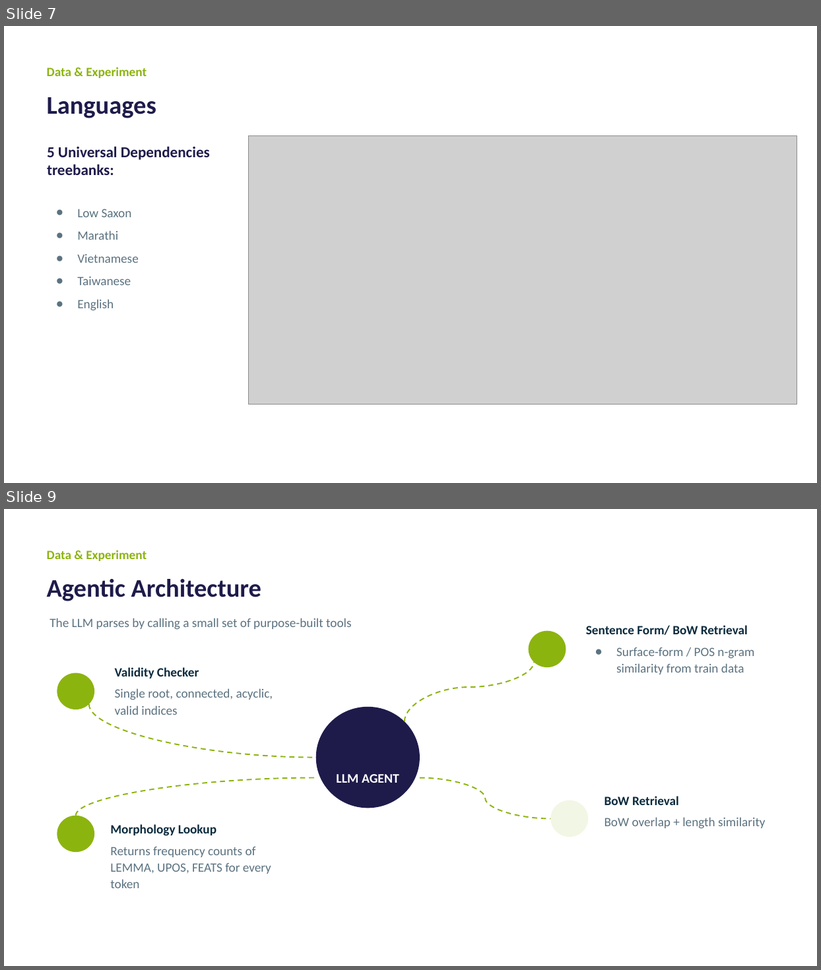
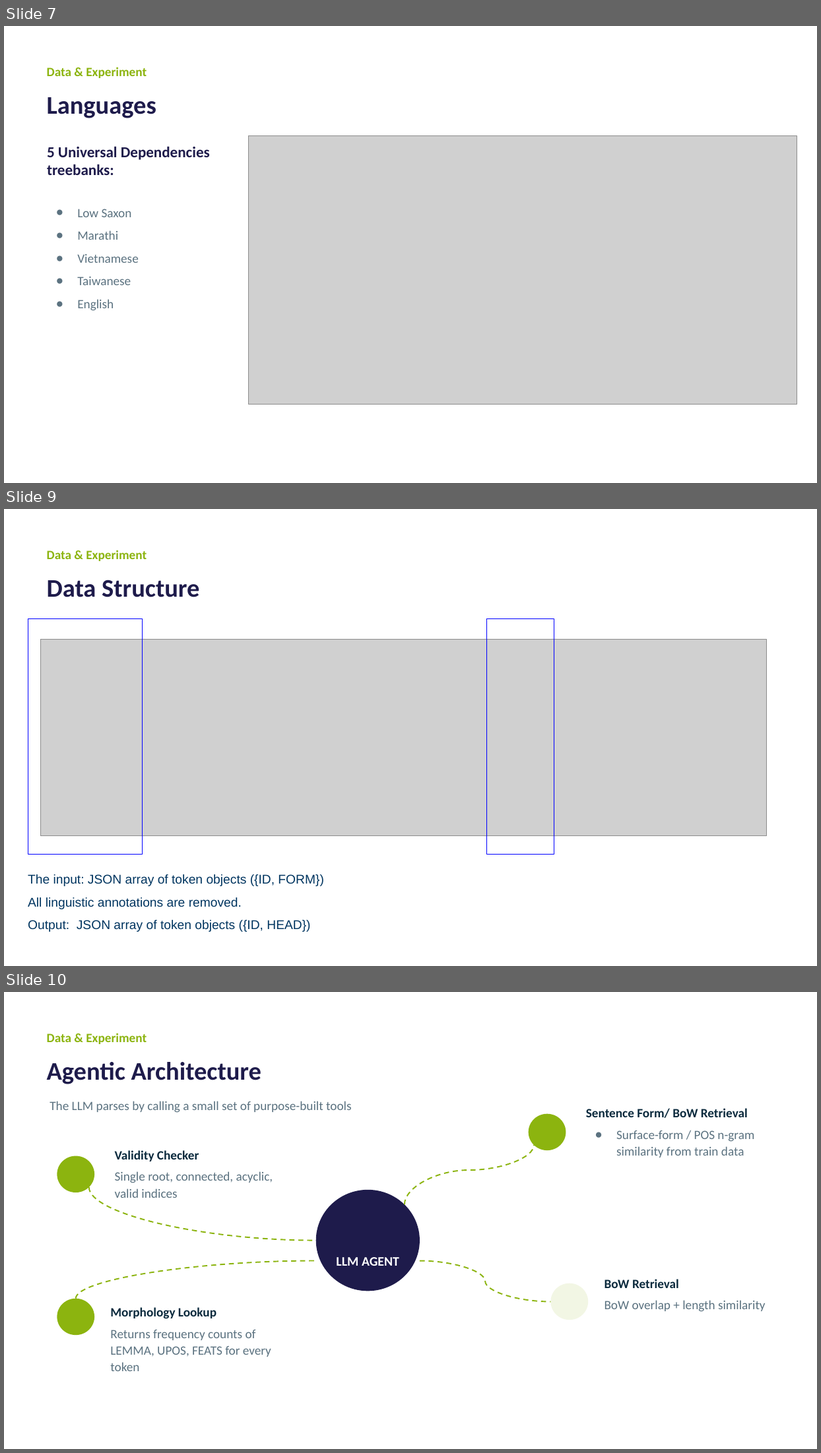
Before and after one commit to DangNhatQuang210801/agentic-nlp-pipeline, a slide deck: report/LLM-Engineering.pptx. Shown one above the other, each under a label of ours: slides 7 and 9 before the commit, slides 7, 9 and 10 after it; the slides between them are not shown. The pictures are 821x970 and 821x1453 pixels, drawn with LibreOffice and Linux fonts; fonts in the diff are those of the drawing; grey boxes stand for pictures. Boxes give left, top, right and bottom in pixels: in the first picture for what was removed or moved away, otherwise in the second. Text is boxed around its words. In the diff, an @@ line names an element or a change of style, - is before the commit and + after.

```diff
--- a/report/LLM-Engineering.pptx
+++ b/report/LLM-Engineering.pptx
@@ slide 9 added at box(4, 509, 817, 966), background #FFFFFF @@
@@ text added at box(47, 550, 147, 561), 15 pt, text #8CB40F, bold @@
+Data & Experiment
@@ text added at box(47, 580, 199, 597), 30 pt, text #1E1B4B, bold @@
+Data Structure
@@ rectangle added at box(28, 619, 143, 854), outline #0000FF 0.75 pt @@
@@ rectangle added at box(487, 619, 554, 854), outline #0000FF 0.75 pt @@
@@ picture added at box(40, 639, 767, 836) @@
@@ text added at box(28, 875, 323, 932), 15 pt, text #003560 @@
+The input: JSON array of token objects ({ID, FORM})
+All linguistic annotations are removed.
+Output: JSON array of token objects ({ID, HEAD})
@@ what was slide 9 is now slide 10 @@
```
Also in this commit, not shown: 3 slides changed, 1 other file.
